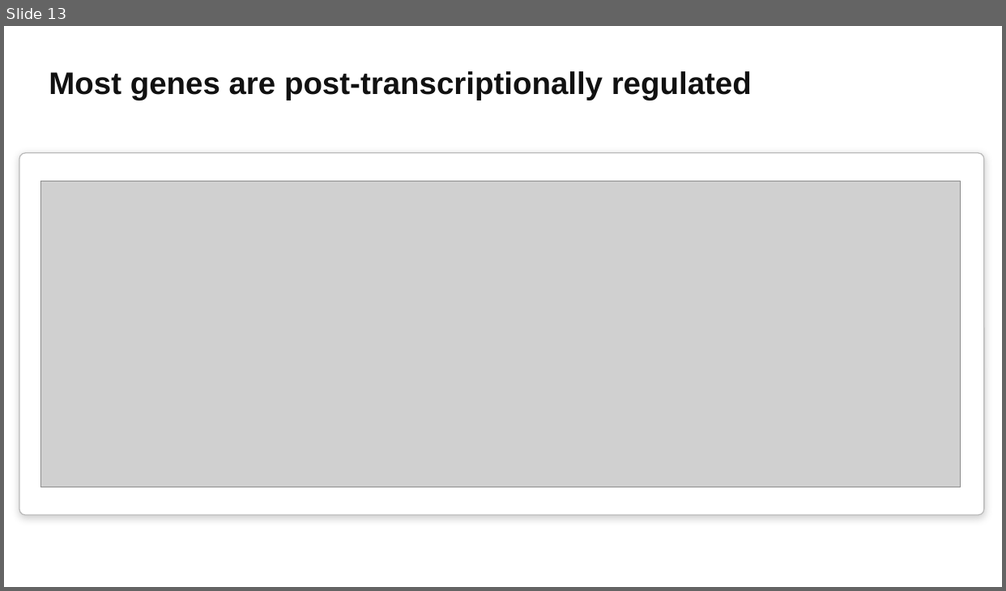
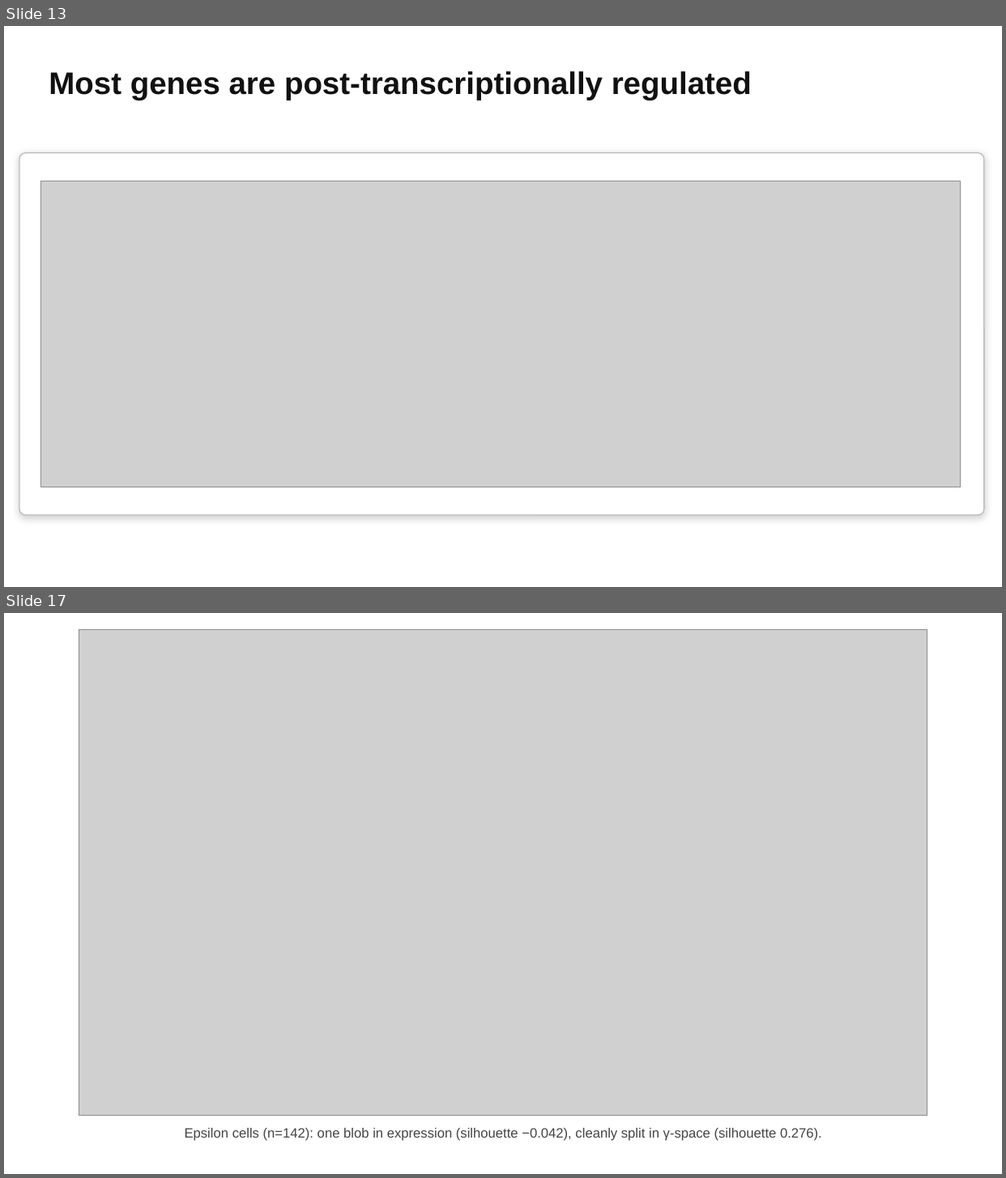
Before and after one commit to bryanc5864/scPTR, a slide deck: presentations/scPTR talk.pptx. Shown one above the other, each under a label of ours: slide 13 before the commit, slides 13 and 17 after it; the slides between them are not shown. The pictures are 1006x591 and 1006x1178 pixels, drawn with LibreOffice and Linux fonts; fonts in the diff are those of the drawing; grey boxes stand for pictures. Boxes give left, top, right and bottom in pixels: in the first picture for what was removed or moved away, otherwise in the second. Text is boxed around its words. In the diff, an @@ line names an element or a change of style, - is before the commit and + after.

```diff
--- a/presentations/scPTR talk.pptx
+++ b/presentations/scPTR talk.pptx
@@ slide 17 added at (x1=4, y1=613, x2=1002, y2=1174), background #FFFFFF @@
@@ picture added at (x1=79, y1=630, x2=927, y2=1116) @@
@@ text added at (x1=185, y1=1128, x2=822, y2=1141), 13 pt, text #444444 @@
+Epsilon cells (n=142): one blob in expression (silhouette −0.042), cleanly split in γ-space (silhouette 0.276).
```
Also in this commit, not shown: 3 slides changed, 7 other slides added, 2 other files.
